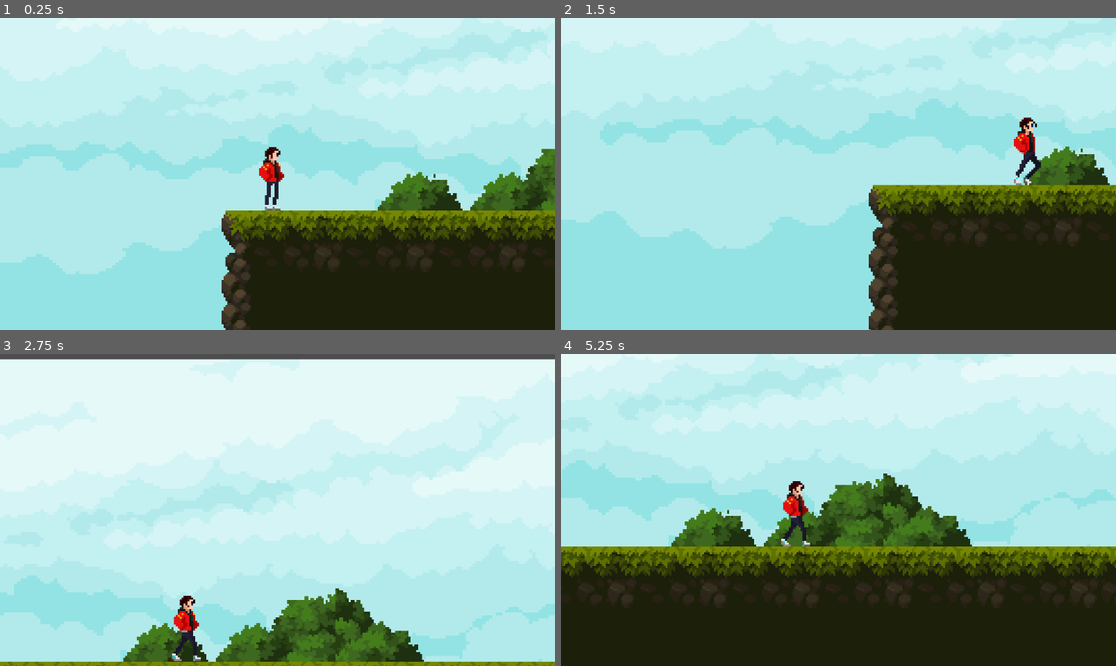
Above: before the commit, frames 1-4 (two rows, left to right).
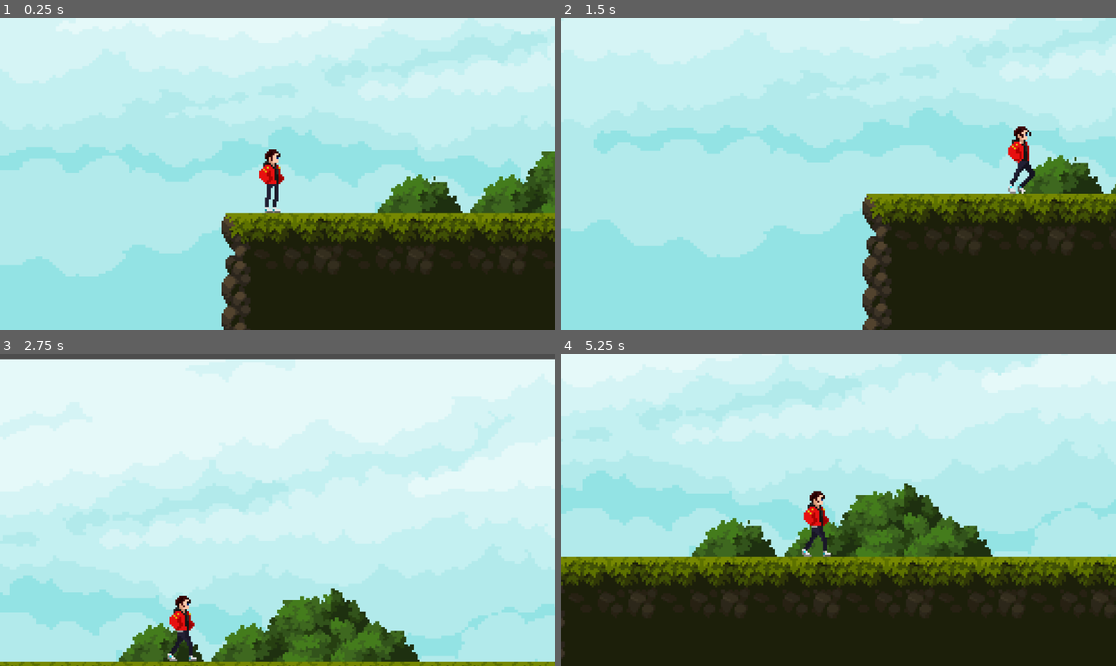
Above: after the commit, the same moments.

Repository: Chackal099/ProjetoPursuit
Game: Godot game, scene res://Levels/test_level.tscn
Same seed, same stepped clock (60 frames per second), same inputs: the game is played once before the commit and once after it.
Inputs (mouse positions are in pixels of both pictures, inside the frame that each line leads up to):
- Up to frame 1 (0.25 s): no input
- Up to frame 2 (1.5 s): move the mouse to (960, 158) at 0.52 s; hold S (crouch) 0.53-1.28 s; hold D (right) from 0.53 s (still down); tap Space (jump) at 0.77 s; move the mouse to (727, 189) at 1.27 s; tap Shift (run) at 1.35 s
- Up to frame 3 (2.75 s): tap Space (jump) at 1.52 s; move the mouse to (333, 441) at 2.02 s; release D (right) at 2.03 s; hold A (left) from 2.03 s (still down); hold S (crouch) from 2.03 s (still down)
- Up to frame 4 (5.25 s): move the mouse to (810, 572) at 2.77 s; release A (left) at 2.78 s; release S (crouch) at 2.78 s; hold D (right) 2.78-4.28 s; tap Shift (run) at 2.85, 4.35 s; tap Space (jump) at 3.02, 3.77, 4.52 s; move the mouse to (1005, 556) at 3.52 s; hold S (crouch) 3.53-4.28 s; move the mouse to (672, 463) at 4.27 s; hold A (left) 4.28-5.03 s; move the mouse to (866, 510) at 5.02 s; hold D (right) from 5.03 s (still down); hold S (crouch) from 5.03 s (still down)

The runs differ from the first frame. In frame 1, 4.8% of the frame differs, in the area x 0-100%, y 3-100%; in frame 2, 12%; in frame 3, 3.5%; in frame 4, 19%, in the area x 0-100%, y 0-98%.

Commit message:
Some changes to the camera
Camera Smoothing adjusted

Diff:
--- a/Levels/test_level.tscn
+++ b/Levels/test_level.tscn
@@ -1450,7 +1450,10 @@
 [node name="Camera2D" type="Camera2D" parent="."]
 position = Vector2(30, 71)
 process_callback = 0
-limit_smoothed = true
 position_smoothing_enabled = true
-position_smoothing_speed = 50.0
+position_smoothing_speed = 12.0
+drag_left_margin = 0.0
+drag_top_margin = 0.0
+drag_right_margin = 0.0
+drag_bottom_margin = 0.0
 script = ExtResource("4_sd8yx")
